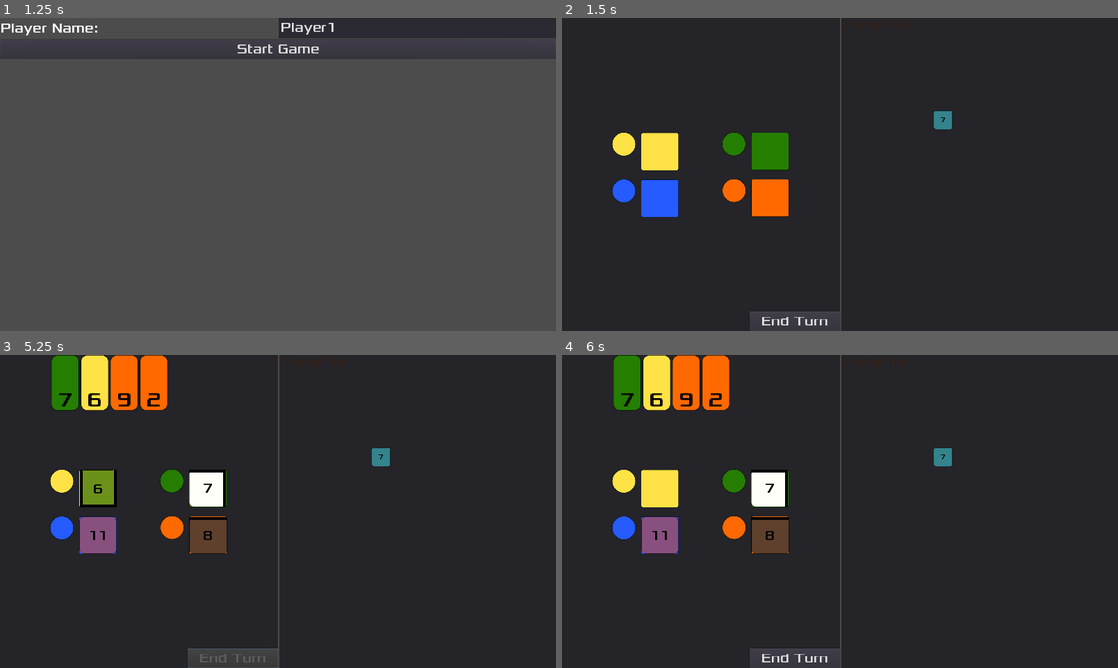
Above: before the commit, frames 1-4 (two rows, left to right).
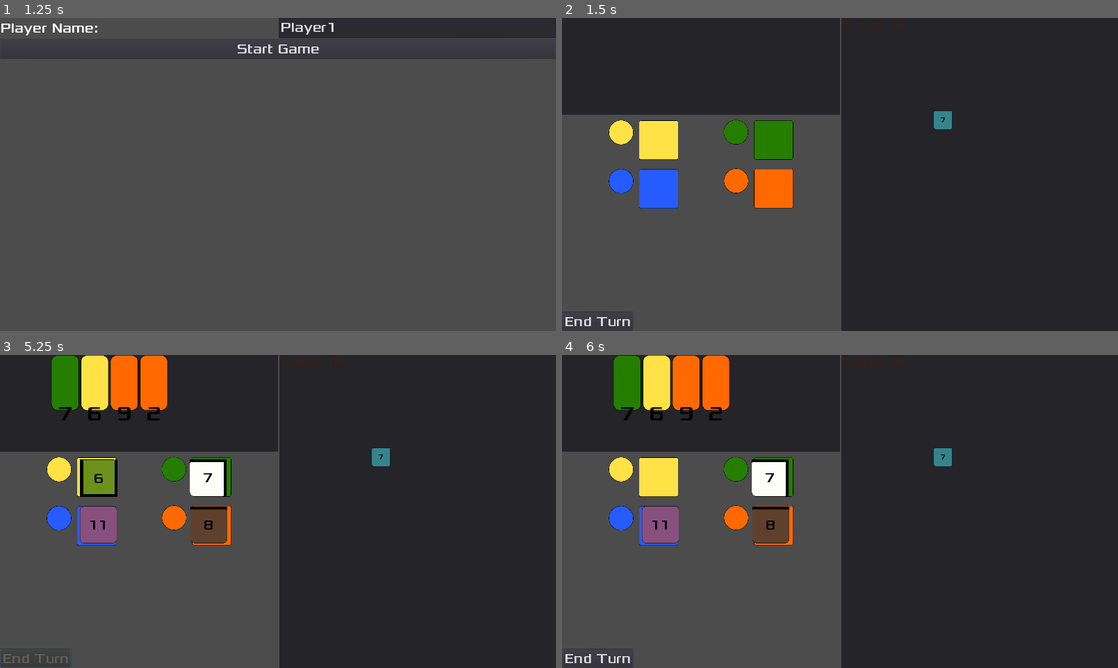
Above: after the commit, the same moments.

Repository: Structed/alcaramba
Game: Godot game, scene res://Drawable/MainMenu/MainMenu.tscn
The game is run twice, just before and just after one commit, with the same random seed, the same clock (stepped at 60 frames per second) and the same inputs.
Inputs (mouse positions are in pixels of both pictures, inside the frame that each line leads up to; where the layout moved, square brackets give the same spot in the first picture):
- Up to frame 1 (1.25 s): click "New Game" at 0.5 s
- Up to frame 2 (1.5 s): click "Start Game" at 1.25 s
- Up to frame 3 (5.25 s): click (100, 477) [100, 489] at 2 s; click (205, 477) [205, 489] at 2.75 s; click (211, 524) [205, 536] at 3.5 s; click (100, 524) [100, 536] at 4.25 s; click "End Turn" at 5 s
- Up to frame 4 (6 s): click "6" at 5.75 s

Frame 1 is identical in both runs. In frame 2, 31% of the frame differs, in the area x 0-50%, y 30-100%; in frame 3, 32%, in the area x 0-50%, y 12-100%; in frame 4, 32%.

Commit message:
Refactor: Split Tile Market out of Market

Diff:
--- a/src/alcaramba/Drawable/Market/Market.gd
+++ b/src/alcaramba/Drawable/Market/Market.gd
@@ -5,68 +5,37 @@
 var card_scene = preload("res://Drawable/Card/MoneyCardDrawable.tscn")
 var tile_card_scene = preload("res://Drawable/Card/TileCardDrawable.tscn")
 
-onready var card1 = get_node("%Card1")
-onready var card2 = get_node("%Card2")
-onready var card3 = get_node("%Card3")
-onready var card4 = get_node("%Card4")
+onready var end_turn_button = get_node("%EndTurnButton")
+onready var tile_market = get_node("%TileMarket")
 
 
 # Called when the node enters the scene tree for the first time.
 func _ready():
 	Global.stack_tiles.shuffle()
-	var _ignore
-	_ignore = card1.connect("pressed", self, "_on_TileCard_pressed", [card1])
-	_ignore = card2.connect("pressed", self, "_on_TileCard_pressed", [card2])
-	_ignore = card3.connect("pressed", self, "_on_TileCard_pressed", [card3])
-	_ignore = card4.connect("pressed", self, "_on_TileCard_pressed", [card4])
 
 
 # Called every frame. 'delta' is the elapsed time since the previous frame.
 func _process(_delta):
 	var can_refill = _check_can_refill_cards()
 	if (can_refill):
-		$MarketsPanel/EndTurnButton.disabled = false
+		end_turn_button.disabled = false
 	else:
-		$MarketsPanel/EndTurnButton.disabled = true
+		end_turn_button.disabled = true
+
 
 func _get_active_money_card_count() -> int:
 	return $MarketsPanel/MoneyMarket/MoneyCards.get_child_count()
 
-func _get_empty_tile_slot_count() -> int:
-	var empty_slots = 0
-	empty_slots = empty_slots + 1 if card1._card_info == null else empty_slots
-	empty_slots = empty_slots + 1 if card2._card_info == null else empty_slots
-	empty_slots = empty_slots + 1 if card3._card_info == null else empty_slots
-	empty_slots = empty_slots + 1 if card4._card_info == null else empty_slots
-
-	return empty_slots
 
 func _check_can_refill_cards() -> bool:
-	var empty_tile_slot = _get_empty_tile_slot_count()
-	if _get_active_money_card_count() < MAX_MARKET_CARDS || (empty_tile_slot > 0 && empty_tile_slot <= MAX_MARKET_CARDS):
+	if _get_active_money_card_count() < MAX_MARKET_CARDS || tile_market.cards_can_be_refilled():
 		return true
 	else:
 		return false
 
-func _on_TileCard_pressed(card_node: TileCardDrawable):
-	Global.active_player.tile_cards_yard.add_card(card_node._card_info)
-	card_node._card_info = null
-	card_node.visible = false
-
-func _refill_tiles():
-	_draw_tile(card1)
-	_draw_tile(card2)
-	_draw_tile(card3)
-	_draw_tile(card4)
-
-func _draw_tile(node: TileCardDrawable):
-	if node._card_info == null:
-		var card_info = Global.stack_tiles.take_card()
-		node.set_card_info(card_info)
-		node.visible = true
 
 func _on_EndTurnButton_pressed():
-	_refill_tiles()
+	tile_market.refill_tiles()
 
 	var cards_to_refill_count = MAX_MARKET_CARDS - _get_active_money_card_count()
 	for _i in range(cards_to_refill_count):
@@ -76,6 +45,7 @@
 		$MarketsPanel/MoneyMarket/MoneyCards.add_child(card_node)
 		card_node.connect("pressed", self, "_on_MoneyCard_pressed", [card_node])
 
+
 func _on_MoneyCard_pressed(card_node: MoneyCardDrawable):
 	card_node.disconnect("pressed", self, "_on_MoneyCard_pressed")
 	Global.active_player.money_cards.add_card(card_node._card_info)
--- a/src/alcaramba/Drawable/Market/Market.tscn
+++ b/src/alcaramba/Drawable/Market/Market.tscn
@@ -1,9 +1,8 @@
-[gd_scene load_steps=7 format=2]
+[gd_scene load_steps=6 format=2]
 
 [ext_resource path="res://Drawable/Market/Market.gd" type="Script" id=1]
 [ext_resource path="res://Drawable/HandDrawable.tscn" type="PackedScene" id=2]
-[ext_resource path="res://assets/art/TileMarketBackground.png" type="Texture" id=4]
-[ext_resource path="res://Drawable/Card/TileCardDrawable.tscn" type="PackedScene" id=5]
+[ext_resource path="res://Drawable/Market/TileMarket.tscn" type="PackedScene" id=3]
 [ext_resource path="res://Drawable/Town/Town.tscn" type="PackedScene" id=6]
 
 [sub_resource type="CanvasItemMaterial" id=1]
@@ -14,7 +13,7 @@
 margin_right = 4.0
 script = ExtResource( 1 )
 
-[node name="MarketsPanel" type="Panel" parent="."]
+[node name="MarketsPanel" type="VBoxContainer" parent="."]
 material = SubResource( 1 )
 margin_right = 960.0
 margin_bottom = 1080.0
@@ -22,8 +21,8 @@
 size_flags_vertical = 3
 
 [node name="MoneyMarket" type="Panel" parent="MarketsPanel"]
-anchor_right = 1.0
-anchor_bottom = 0.25
+margin_right = 960.0
+margin_bottom = 333.0
 size_flags_horizontal = 3
 size_flags_vertical = 3
 
@@ -37,73 +36,36 @@
 size_flags_vertical = 3
 alignment = 1
 
-[node name="TileMarket" type="TextureRect" parent="MarketsPanel"]
-anchor_top = 0.5
-anchor_right = 1.0
-anchor_bottom = 0.5
-margin_left = -2.0
-margin_top = -159.0
-margin_right = -2.0
-margin_bottom = 161.0
-texture = ExtResource( 4 )
-expand = true
-stretch_mode = 6
-
-[node name="Card1" parent="MarketsPanel/TileMarket" instance=ExtResource( 5 )]
+[node name="TileMarket" parent="MarketsPanel" instance=ExtResource( 3 )]
 unique_name_in_owner = true
-anchor_left = 0.5
-anchor_top = 0.5
-anchor_right = 0.5
-anchor_bottom = 0.5
-margin_left = -203.0
-margin_top = -144.0
-margin_right = -75.0
-margin_bottom = -16.0
-
-[node name="Card2" parent="MarketsPanel/TileMarket" instance=ExtResource( 5 )]
-unique_name_in_owner = true
-anchor_left = 0.5
-anchor_top = 0.5
-anchor_right = 0.5
-anchor_bottom = 0.5
-margin_left = 175.0
-margin_top = -145.0
-margin_right = 303.0
-margin_bottom = -17.0
-
-[node name="Card3" parent="MarketsPanel/TileMarket" instance=ExtResource( 5 )]
-unique_name_in_owner = true
-anchor_left = 0.5
-anchor_top = 0.5
-anchor_right = 0.5
-anchor_bottom = 0.5
-margin_left = 177.0
-margin_top = 17.0
-margin_right = 305.0
-margin_bottom = 145.0
-
-[node name="Card4" parent="MarketsPanel/TileMarket" instance=ExtResource( 5 )]
-unique_name_in_owner = true
-anchor_left = 0.5
-anchor_top = 0.5
-anchor_right = 0.5
-anchor_bottom = 0.5
-margin_left = -204.0
-margin_top = 17.0
-margin_right = -76.0
-margin_bottom = 145.0
+anchor_top = 0.0
+anchor_right = 0.0
+anchor_bottom = 0.0
+margin_left = 0.0
+margin_top = 337.0
+margin_right = 960.0
+margin_bottom = 671.0
+size_flags_horizontal = 3
+size_flags_vertical = 3
 
 [node name="Hand" parent="MarketsPanel" instance=ExtResource( 2 )]
-anchor_top = 1.0
-margin_top = -208.0
+anchor_right = 0.0
+anchor_bottom = 0.0
+margin_top = 675.0
+margin_right = 960.0
+margin_bottom = 1008.0
+size_flags_horizontal = 3
+size_flags_vertical = 3
 
-[node name="EndTurnButton" type="Button" parent="MarketsPanel"]
-anchor_left = 1.0
-anchor_top = 1.0
-anchor_right = 1.0
-anchor_bottom = 1.0
-margin_left = -313.0
-margin_top = -67.0
+[node name="BottomMarketNav" type="HBoxContainer" parent="MarketsPanel"]
+margin_top = 1012.0
+margin_right = 960.0
+margin_bottom = 1079.0
+
+[node name="EndTurnButton" type="Button" parent="MarketsPanel/BottomMarketNav"]
+unique_name_in_owner = true
+margin_right = 253.0
+margin_bottom = 67.0
 text = "End Turn"
 
 [node name="TownPanel" type="Panel" parent="."]
@@ -115,4 +77,4 @@
 
 [node name="TileMap" parent="TownPanel" instance=ExtResource( 6 )]
 
-[connection signal="pressed" from="MarketsPanel/EndTurnButton" to="." method="_on_EndTurnButton_pressed"]
+[connection signal="pressed" from="MarketsPanel/BottomMarketNav/EndTurnButton" to="." method="_on_EndTurnButton_pressed"]
--- /dev/null
+++ b/src/alcaramba/Drawable/Market/TileMarket.gd
@@ -0,0 +1,54 @@
+extends TextureRect
+
+
+const MAX_TILE_MARKET_CARDS = 4
+
+var tile_card_scene = preload("res://Drawable/Card/TileCardDrawable.tscn")
+
+onready var card1 = get_node("%Card1")
+onready var card2 = get_node("%Card2")
+onready var card3 = get_node("%Card3")
+onready var card4 = get_node("%Card4")
+
+# Called when the node enters the scene tree for the first time.
+func _ready():
+	var _ignore
+	_ignore = card1.connect("pressed", self, "_on_TileCard_pressed", [card1])
+	_ignore = card2.connect("pressed", self, "_on_TileCard_pressed", [card2])
+	_ignore = card3.connect("pressed", self, "_on_TileCard_pressed", [card3])
+	_ignore = card4.connect("pressed", self, "_on_TileCard_pressed", [card4])
+
+
+func get_empty_tile_slot_count() -> int:
+	var empty_slots = 0
+	empty_slots = empty_slots + 1 if card1._card_info == null else empty_slots
+	empty_slots = empty_slots + 1 if card2._card_info == null else empty_slots
+	empty_slots = empty_slots + 1 if card3._card_info == null else empty_slots
+	empty_slots = empty_slots + 1 if card4._card_info == null else empty_slots
+
+	return empty_slots
+
+
+func cards_can_be_refilled():
+	var empty_tile_slot_count = get_empty_tile_slot_count()
+	return empty_tile_slot_count > 0 && empty_tile_slot_count <= MAX_TILE_MARKET_CARDS
+
+
+func refill_tiles():
+	_draw_tile(card1)
+	_draw_tile(card2)
+	_draw_tile(card3)
+	_draw_tile(card4)
+
+
+func _draw_tile(node: TileCardDrawable):
+	if node._card_info == null:
+		var card_info = Global.stack_tiles.take_card()
+		node.set_card_info(card_info)
+		node.visible = true
+
+
+func _on_TileCard_pressed(card_node: TileCardDrawable):
+	Global.active_player.tile_cards_yard.add_card(card_node._card_info)
+	card_node._card_info = null
+	card_node.visible = false
--- /dev/null
+++ b/src/alcaramba/Drawable/Market/TileMarket.tscn
@@ -0,0 +1,62 @@
+[gd_scene load_steps=4 format=2]
+
+[ext_resource path="res://assets/art/TileMarketBackground.png" type="Texture" id=1]
+[ext_resource path="res://Drawable/Card/TileCardDrawable.tscn" type="PackedScene" id=2]
+[ext_resource path="res://Drawable/Market/TileMarket.gd" type="Script" id=3]
+
+[node name="TileMarket" type="TextureRect"]
+anchor_top = 0.5
+anchor_right = 1.0
+anchor_bottom = 0.5
+margin_left = -2.0
+margin_top = -159.0
+margin_right = -2.0
+margin_bottom = 161.0
+texture = ExtResource( 1 )
+expand = true
+stretch_mode = 6
+script = ExtResource( 3 )
+
+[node name="Card1" parent="." instance=ExtResource( 2 )]
+unique_name_in_owner = true
+anchor_left = 0.5
+anchor_top = 0.5
+anchor_right = 0.5
+anchor_bottom = 0.5
+margin_left = -203.0
+margin_top = -144.0
+margin_right = -75.0
+margin_bottom = -16.0
+
+[node name="Card2" parent="." instance=ExtResource( 2 )]
+unique_name_in_owner = true
+anchor_left = 0.5
+anchor_top = 0.5
+anchor_right = 0.5
+anchor_bottom = 0.5
+margin_left = 175.0
+margin_top = -145.0
+margin_right = 303.0
+margin_bottom = -17.0
+
+[node name="Card3" parent="." instance=ExtResource( 2 )]
+unique_name_in_owner = true
+anchor_left = 0.5
+anchor_top = 0.5
+anchor_right = 0.5
+anchor_bottom = 0.5
+margin_left = 177.0
+margin_top = 17.0
+margin_right = 305.0
+margin_bottom = 145.0
+
+[node name="Card4" parent="." instance=ExtResource( 2 )]
+unique_name_in_owner = true
+anchor_left = 0.5
+anchor_top = 0.5
+anchor_right = 0.5
+anchor_bottom = 0.5
+margin_left = -204.0
+margin_top = 17.0
+margin_right = -76.0
+margin_bottom = 145.0
